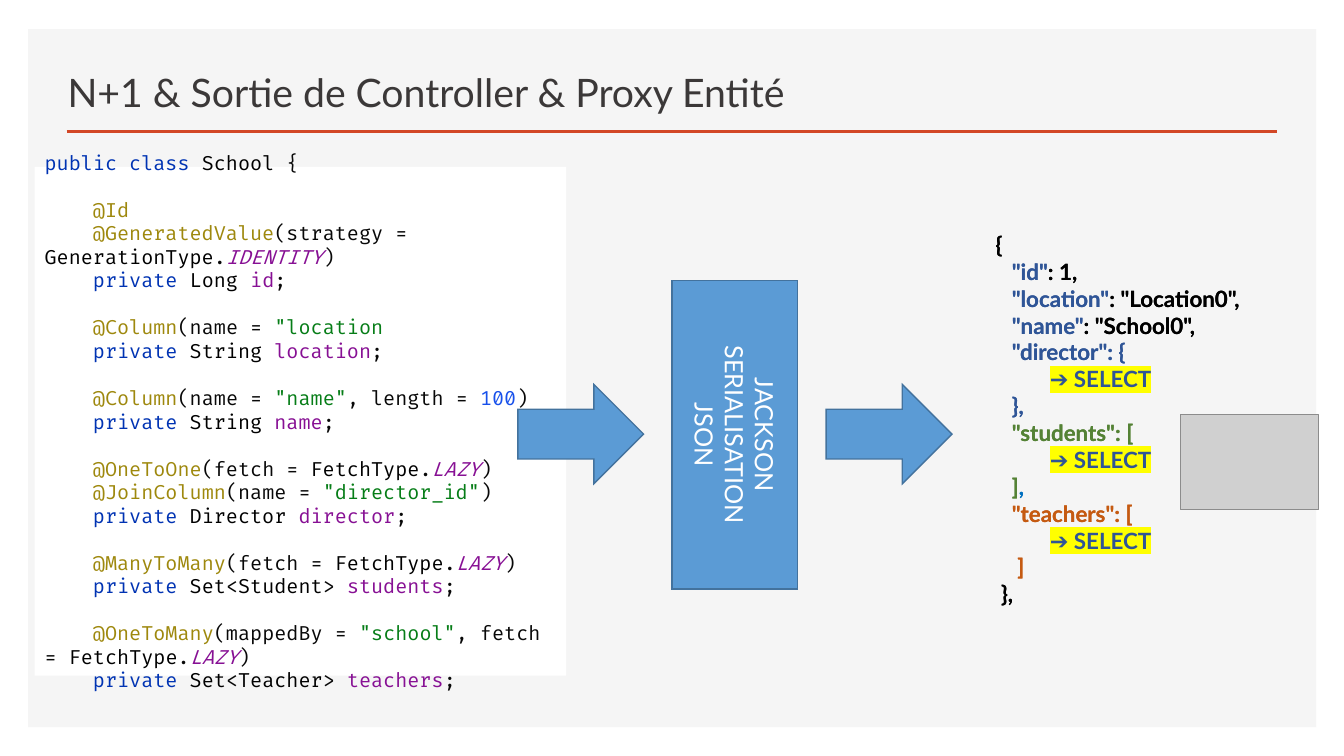
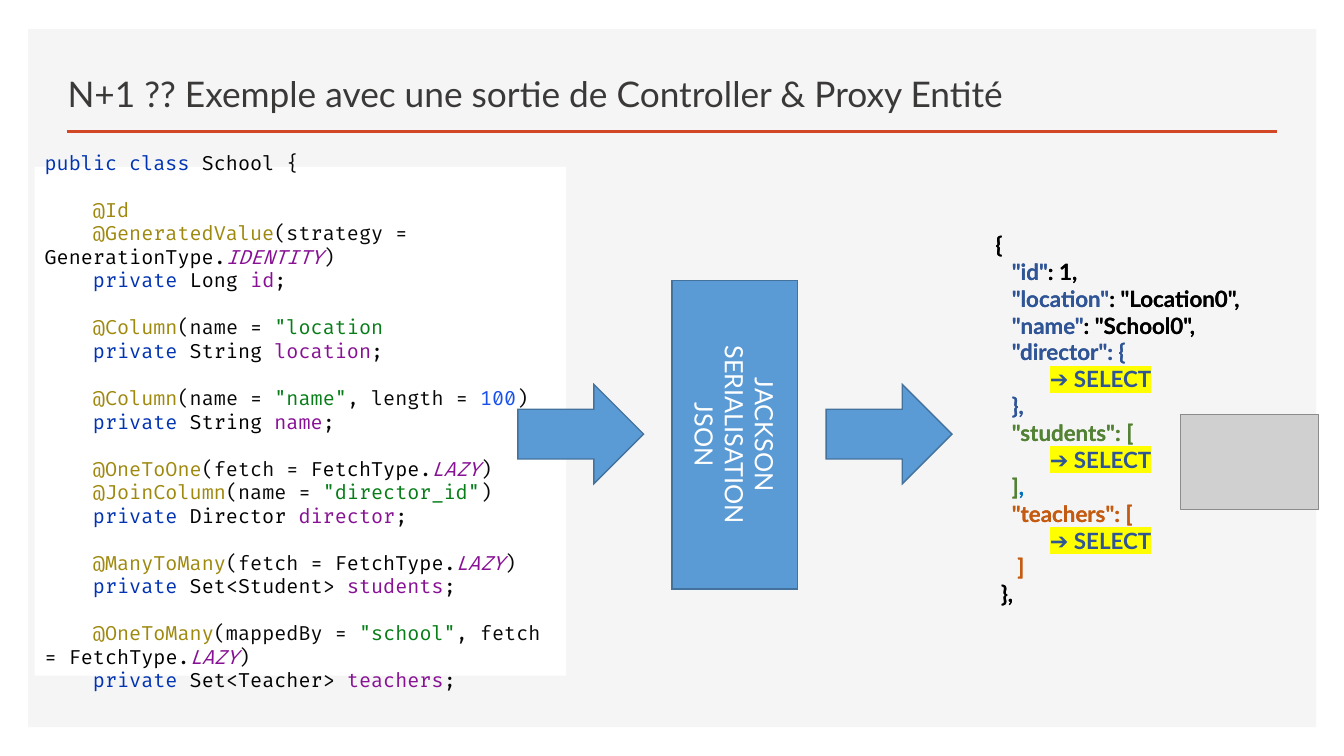
Before and after one commit to sebzuki/hibernate, a slide deck: slide 12 of JPA-HIBERNATE.pptx (slide 11 before the commit). Drawn at 1344x756 pixels with LibreOffice and Linux fonts; fonts in the diff are those of the drawing; grey boxes stand for pictures. Boxes give left, top, right and bottom in pixels: in the first picture for what was removed or moved away, otherwise in the second. Text is boxed around its words. In the diff, an @@ line names an element or a change of style, - is before the commit and + after.

```diff
--- a/JPA-HIBERNATE.pptx
+++ b/JPA-HIBERNATE.pptx
@@ title at [68, 81, 1003, 113]: text changed; size 28 to 25.2 pt @@
-N+1 & Sortie de Controller & Proxy Entité
+N+1 ?? Exemple avec une sortie de Controller & Proxy Entité
```
Also in this commit, not shown: 9 other slides changed, 1 slide added.
